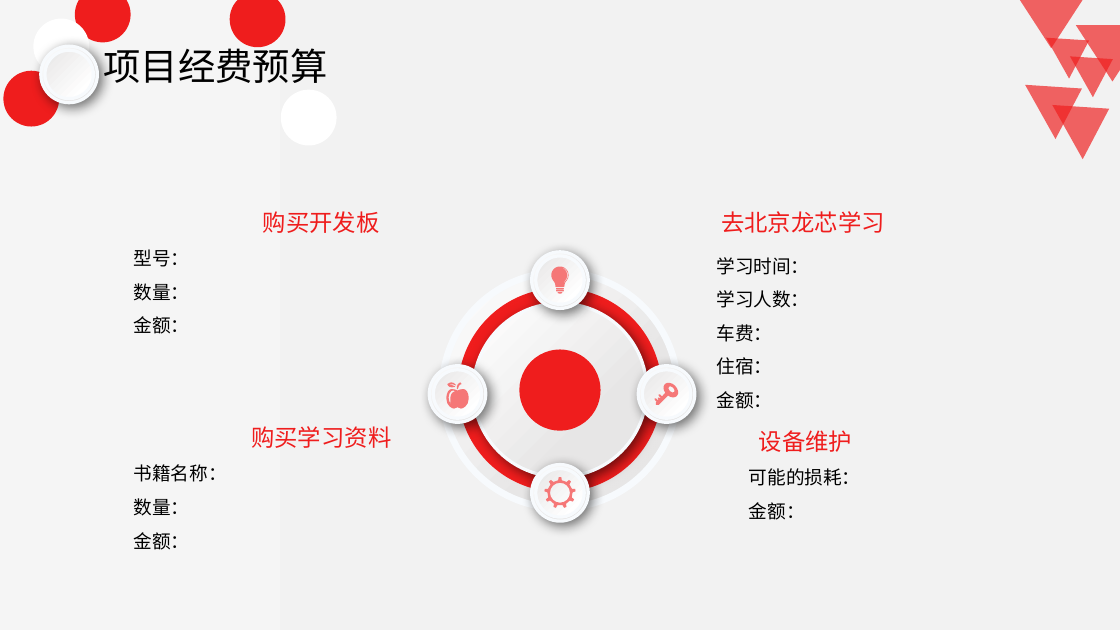
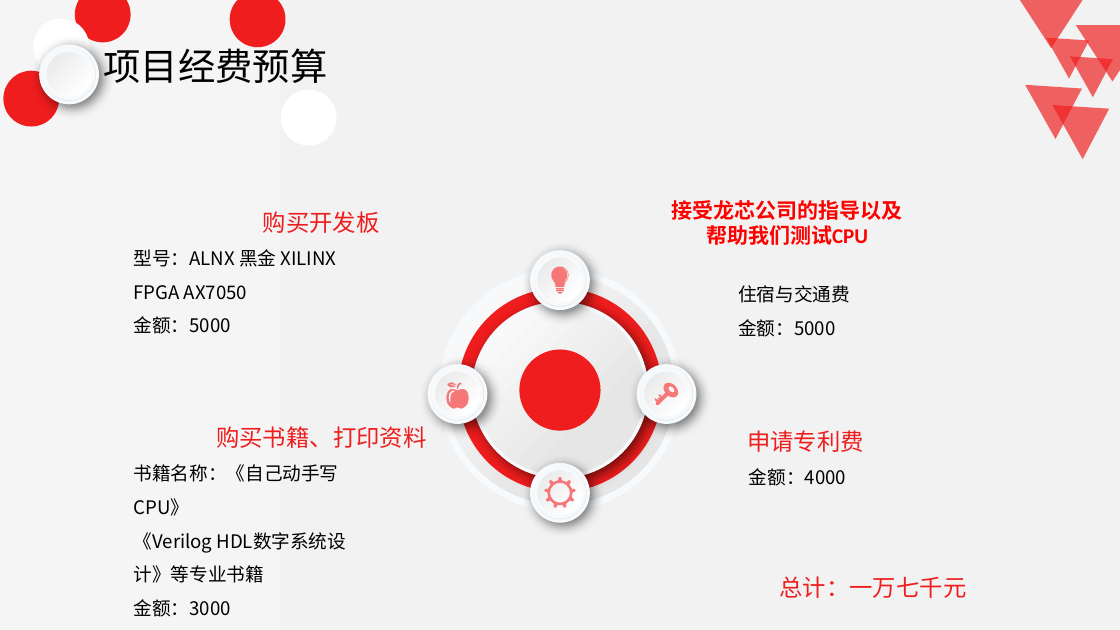
Before and after one commit to CherryYang05/OpenMIPS_CPU, a slide deck: slide 15 of 项目答辩.pptx (slide 10 before the commit). Drawn at 1120x630 pixels with LibreOffice and Linux fonts; fonts in the diff are those of the drawing. Boxes give left, top, right and bottom in pixels: in the first picture for what was removed or moved away, otherwise in the second. Text is boxed around its words. In the diff, an @@ line names an element or a change of style, - is before the commit and + after.

```diff
--- a/项目答辩.pptx
+++ b/项目答辩.pptx
@@ text at (672,200,903,245): text changed; size 20 to 18 pt; font Noto Sans CJK SC to Calibri; text colour #EF1D1D to #FF0000; bold on @@
-去北京龙芯学习
+接受龙芯公司的指导以及
+帮助我们测试CPU
@@ text at (134,249,337,334): text changed @@
-型号：
-数量：
-金额：
+型号：ALNX 黑金 XILINX FPGA AX7050
+金额：5000
@@ text at (738,285,850,337): text changed @@
-学习时间：
-学习人数：
-车费：
-住宿：
-金额：
+住宿与交通费
+金额：5000
@@ text at (216,426,426,448): text changed @@
-购买学习资料
+购买书籍、打印资料
@@ text at (747,430,864,452): text changed @@
-设备维护
+申请专利费
@@ text at (134,464,339,617): text changed @@
-书籍名称：
-数量：
-金额：
+书籍名称：《自己动手写CPU》
+《Verilog HDL数字系统设计》等专业书籍
+金额：3000
@@ text at (749,468,846,486): text changed @@
-可能的损耗：
-金额：
+金额：4000
@@ text added at (779,576,966,598), 20 pt, text #EF1D1D @@
+总计：一万七千元
```
Also in this commit, not shown: 1 other slide changed, 6 slides added, 14 slides removed.
